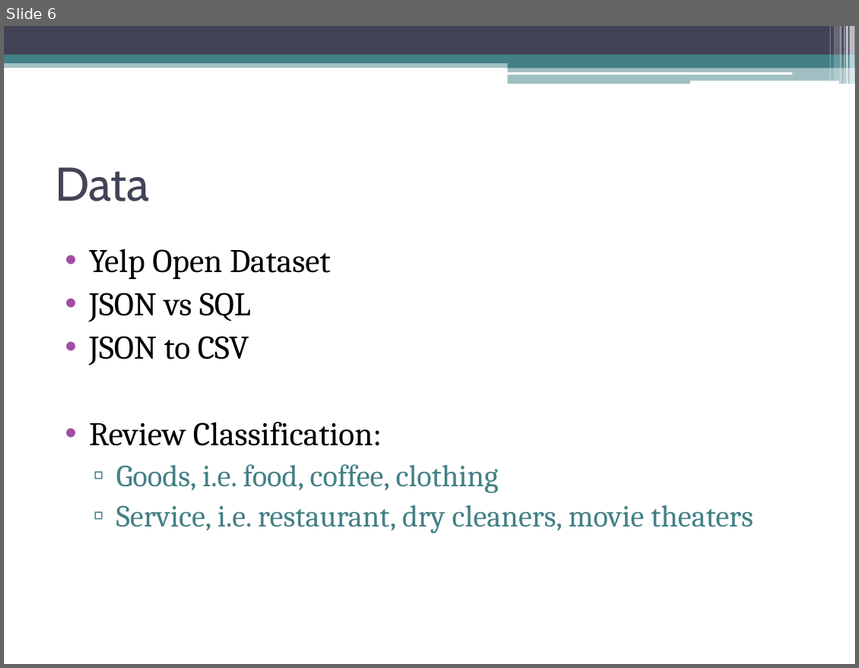
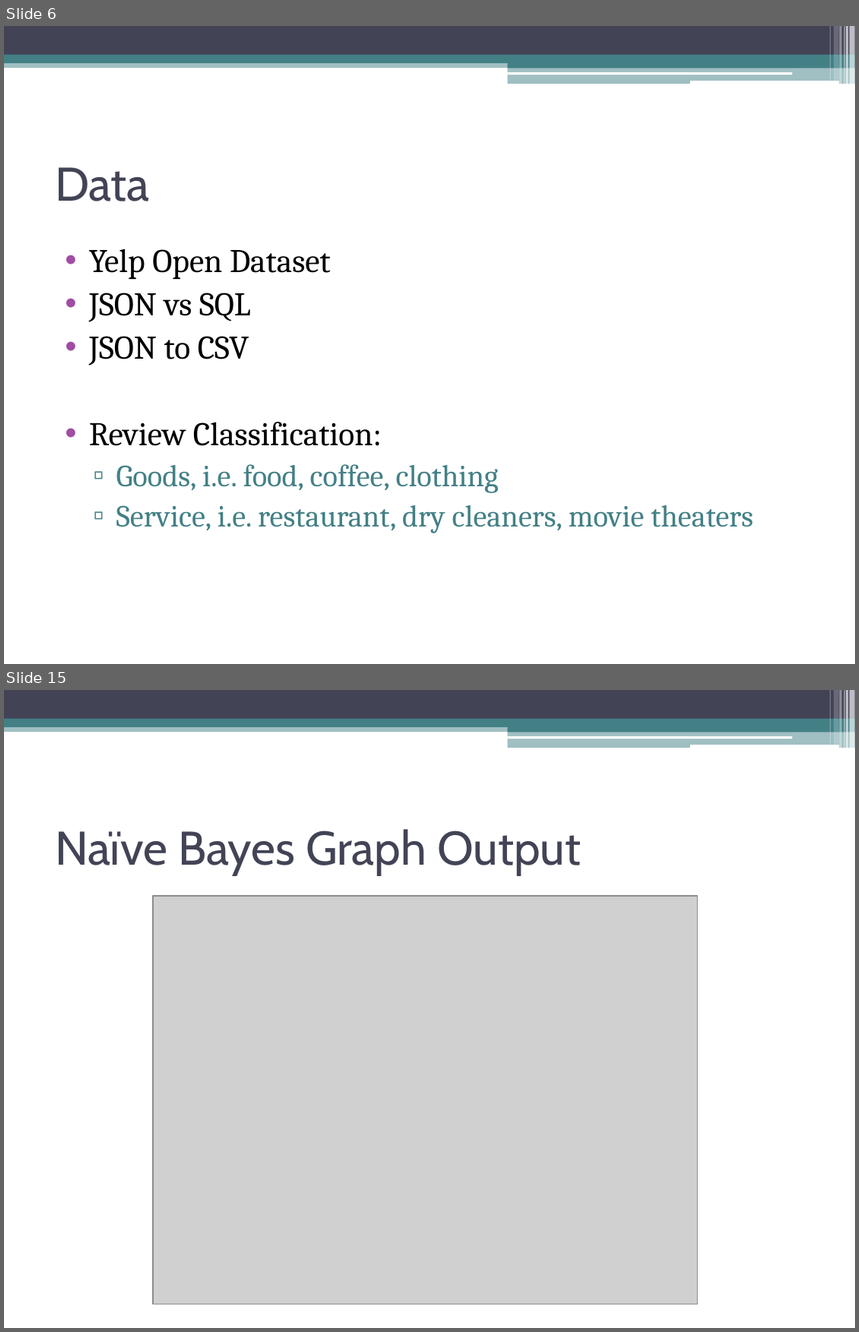
Before and after one commit to dheerajpatta/CS410-Project, a slide deck: Yelp.pptx. Shown one above the other, each under a label of ours: slide 6 before the commit, slides 6 and 15 after it; the slides between them are not shown. The pictures are 859x668 and 859x1332 pixels, drawn with LibreOffice and Linux fonts; fonts in the diff are those of the drawing; grey boxes stand for pictures. Boxes give left, top, right and bottom in pixels: in the first picture for what was removed or moved away, otherwise in the second. Text is boxed around its words. In the diff, an @@ line names an element or a change of style, - is before the commit and + after.

```diff
--- a/Yelp.pptx
+++ b/Yelp.pptx
@@ slide 15 added at bbox=[4, 690, 855, 1328], background #FFFFFF; not listed: 13 template elements that a slide beside it also shows @@
@@ title added at bbox=[55, 829, 581, 875], 40 pt, text #424456 @@
+Naïve Bayes Graph Output
@@ picture added at bbox=[153, 896, 698, 1305] @@
```
Also in this commit, not shown: 2 slides changed, 7 other slides added, 16 other files.
